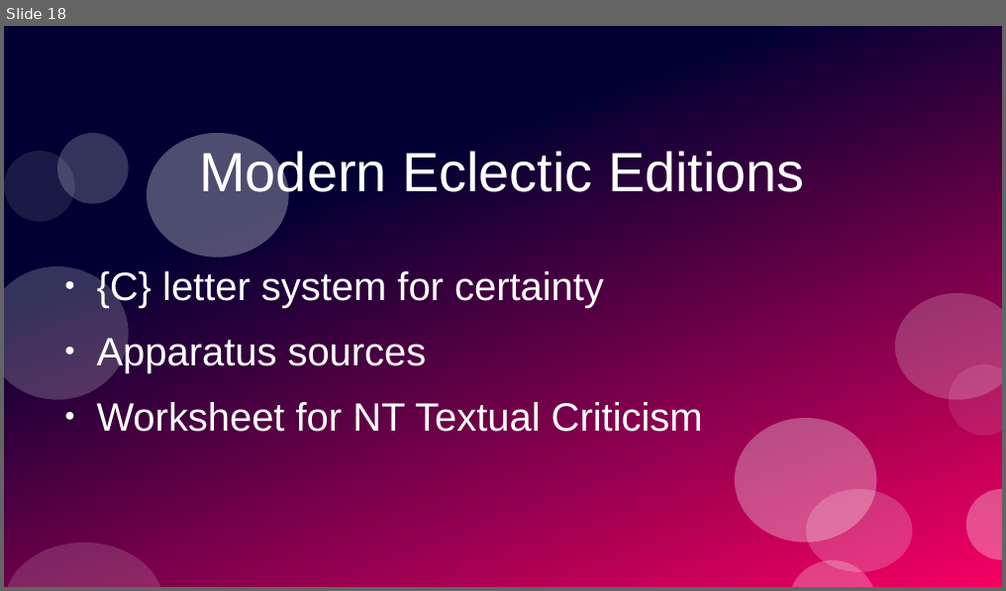
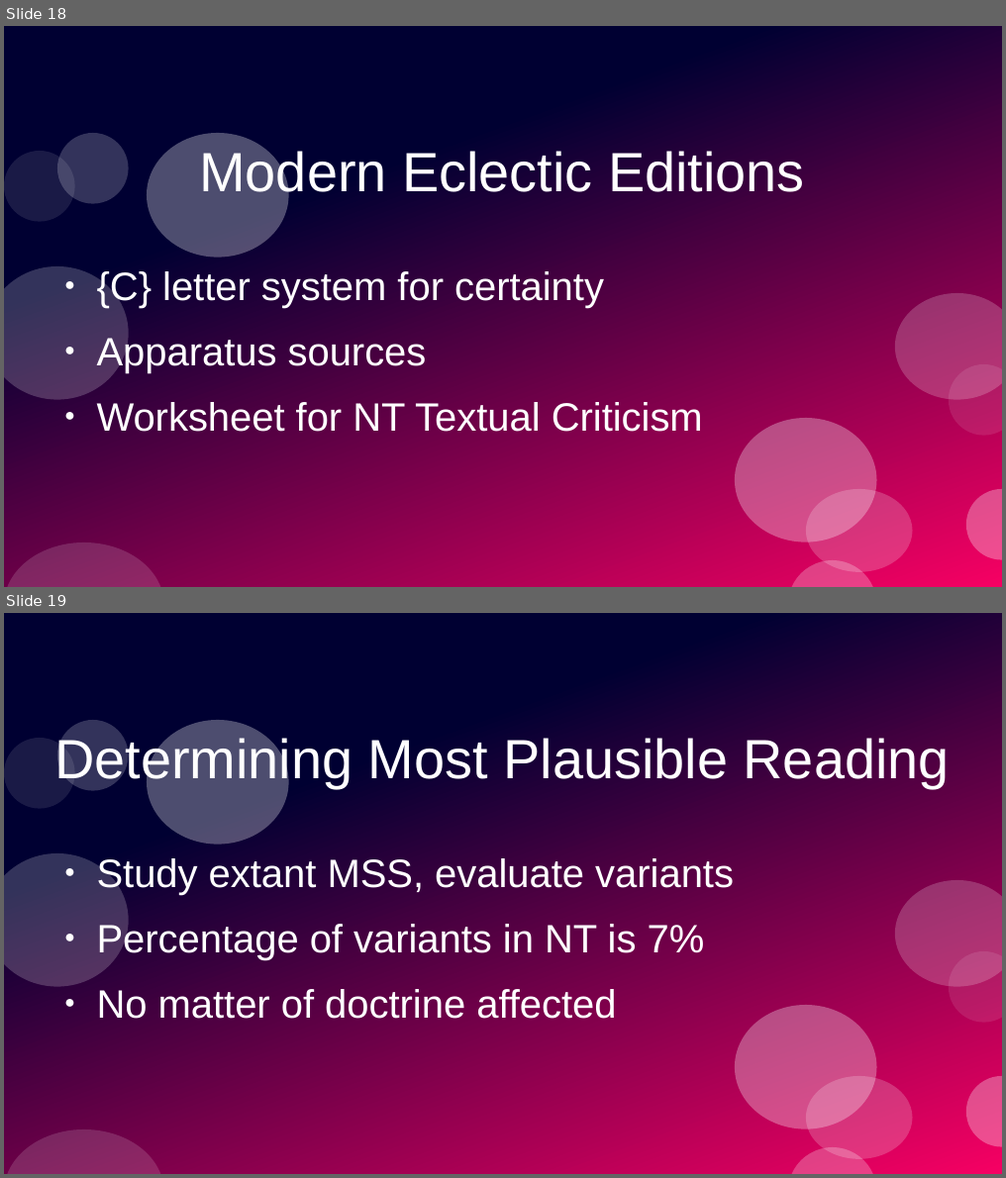
Before and after one commit to stevemac321/Music, a slide deck: LostTransmission.pptx. Shown one above the other, each under a label of ours: slide 18 before the commit, slides 18 and 19 after it. The pictures are 1006x591 and 1006x1178 pixels, drawn with LibreOffice and Linux fonts; fonts in the diff are those of the drawing. Boxes give left, top, right and bottom in pixels: in the first picture for what was removed or moved away, otherwise in the second. Text is boxed around its words. In the diff, an @@ line names an element or a change of style, - is before the commit and + after.

```diff
--- a/LostTransmission.pptx
+++ b/LostTransmission.pptx
@@ slide 19 added at box(4, 613, 1002, 1174), background #FFFFFF; not listed: 12 template elements that a slide beside it also shows @@
@@ text added at box(54, 735, 949, 788), 44 pt, text #FFFFFF @@
+Determining Most Plausible Reading
@@ text added at box(97, 859, 734, 1019), 31.5 pt, text #FFFFFF @@
+● Study extant MSS, evaluate variants
+● Percentage of variants in NT is 7%
+● No matter of doctrine affected
```
Also in this commit, not shown: 10 other slides added, 1 slide removed.
